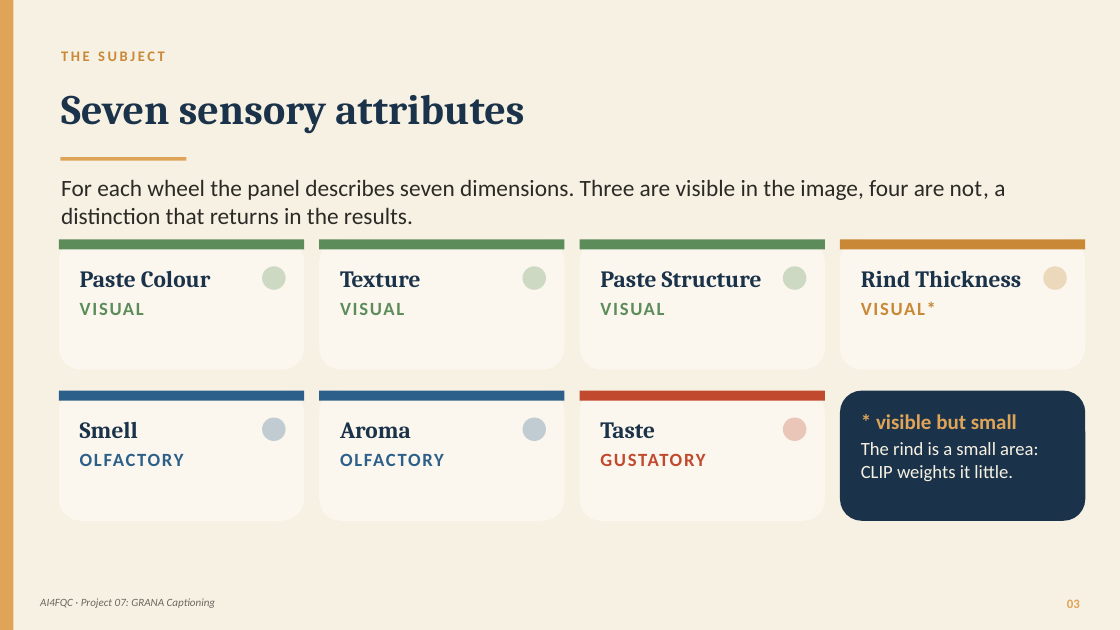
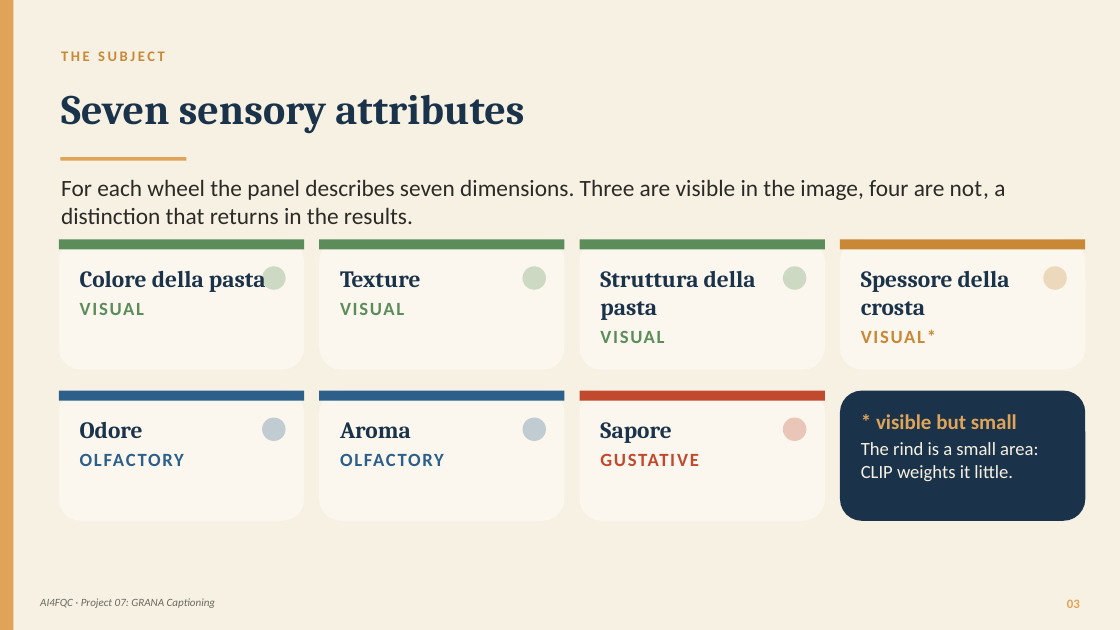
Before and after one commit to panciut/Cheese, a slide deck: slide 3 of presentation/Trentingrana_Captioning_EN.pptx. Drawn at 1120x630 pixels with LibreOffice and Linux fonts; fonts in the diff are those of the drawing. Boxes give left, top, right and bottom in pixels: in the first picture for what was removed or moved away, otherwise in the second. Text is boxed around its words. In the diff, an @@ line names an element or a change of style, - is before the commit and + after.

```diff
--- a/presentation/Trentingrana_Captioning_EN.pptx
+++ b/presentation/Trentingrana_Captioning_EN.pptx
@@ text at [80, 270, 266, 292]: text changed @@
-Paste Colour
+Colore della pasta
@@ text at [600, 270, 756, 320]: text changed @@
-Paste Structure
+Struttura della pasta
@@ text at [861, 270, 1010, 315]: text changed @@
-Rind Thickness
+Spessore della crosta
@@ text at [80, 422, 143, 439]: text changed @@
-Smell
+Odore
@@ text at [600, 422, 671, 443]: text changed @@
-Taste
-GUSTATORY
+Sapore
+GUSTATIVE
```
Also in this commit, not shown: 6 other slides changed.
